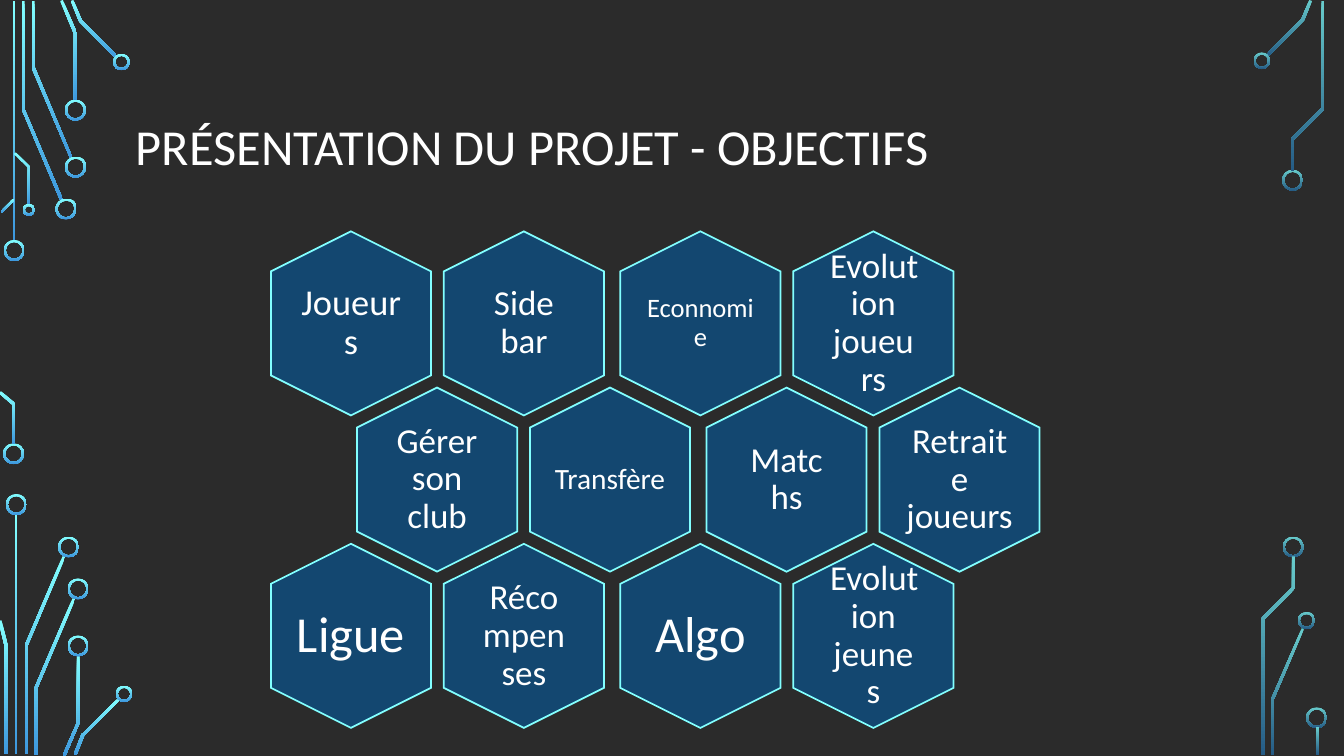
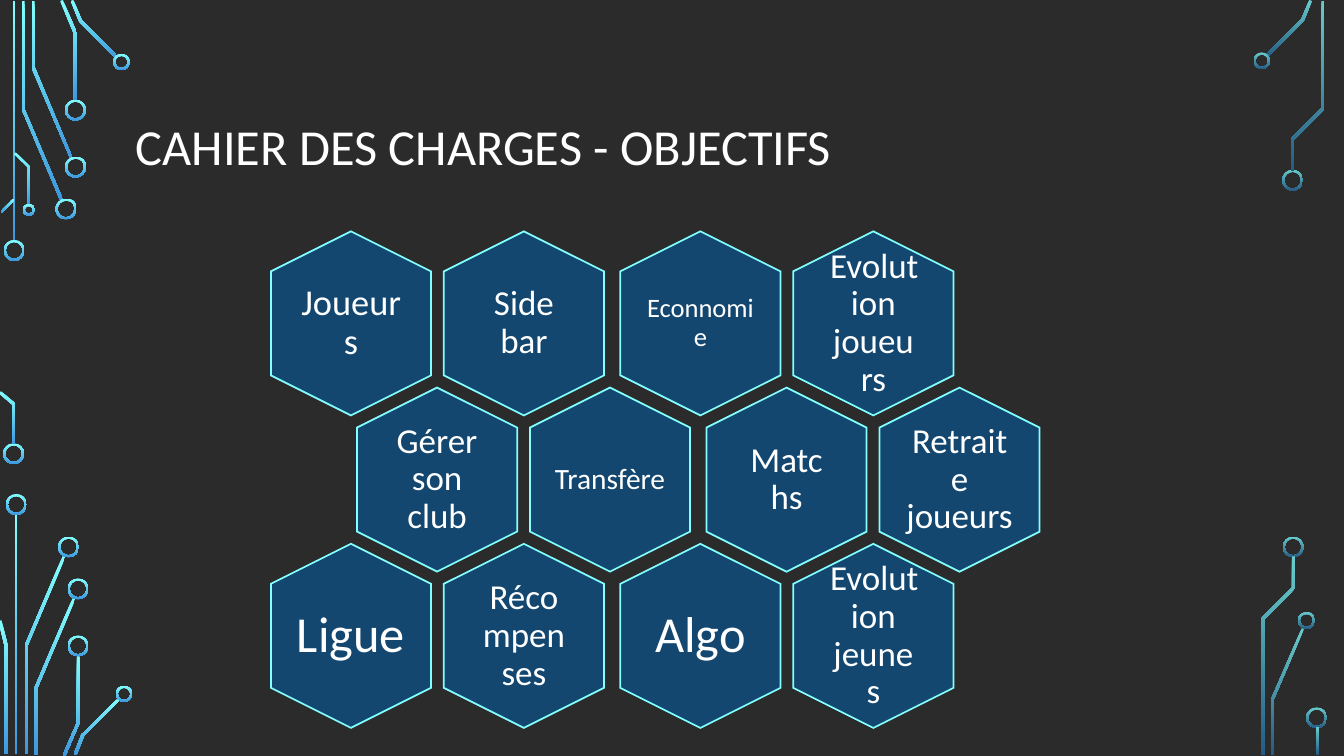
Before and after one commit to errazur/ProjetWeb, a slide deck: slide 4 of Conception-prealable/Stars of football.odp (slide 3 before the commit). Drawn at 1344x756 pixels with LibreOffice and Linux fonts; fonts in the diff are those of the drawing; background and template pictures are left out; a plain dark background stands for a picture behind light text. Boxes give left, top, right and bottom in pixels: in the first picture for what was removed or moved away, otherwise in the second. Text is boxed around its words. In the diff, an @@ line names an element or a change of style, - is before the commit and + after.

```diff
--- a/Conception-prealable/Stars of football.odp
+++ b/Conception-prealable/Stars of football.odp
@@ title at <box>136,132,831,166</box>: text changed @@
-PRÉSENTATION DU PROJET - OBJECTIFS
+CAHIER DES CHARGES - OBJECTIFS
```
Also in this commit, not shown: 9 other slides changed, 10 slides added, 15 slides removed, 14 other files.
